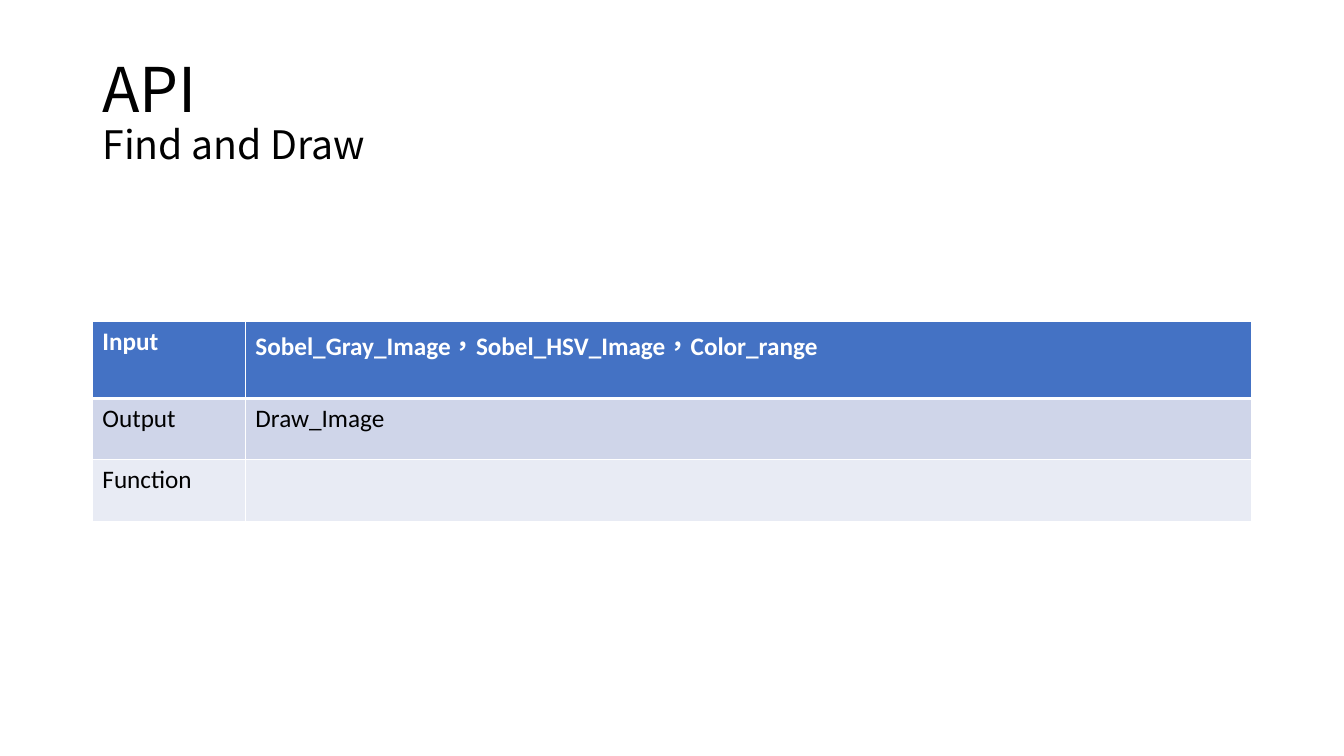
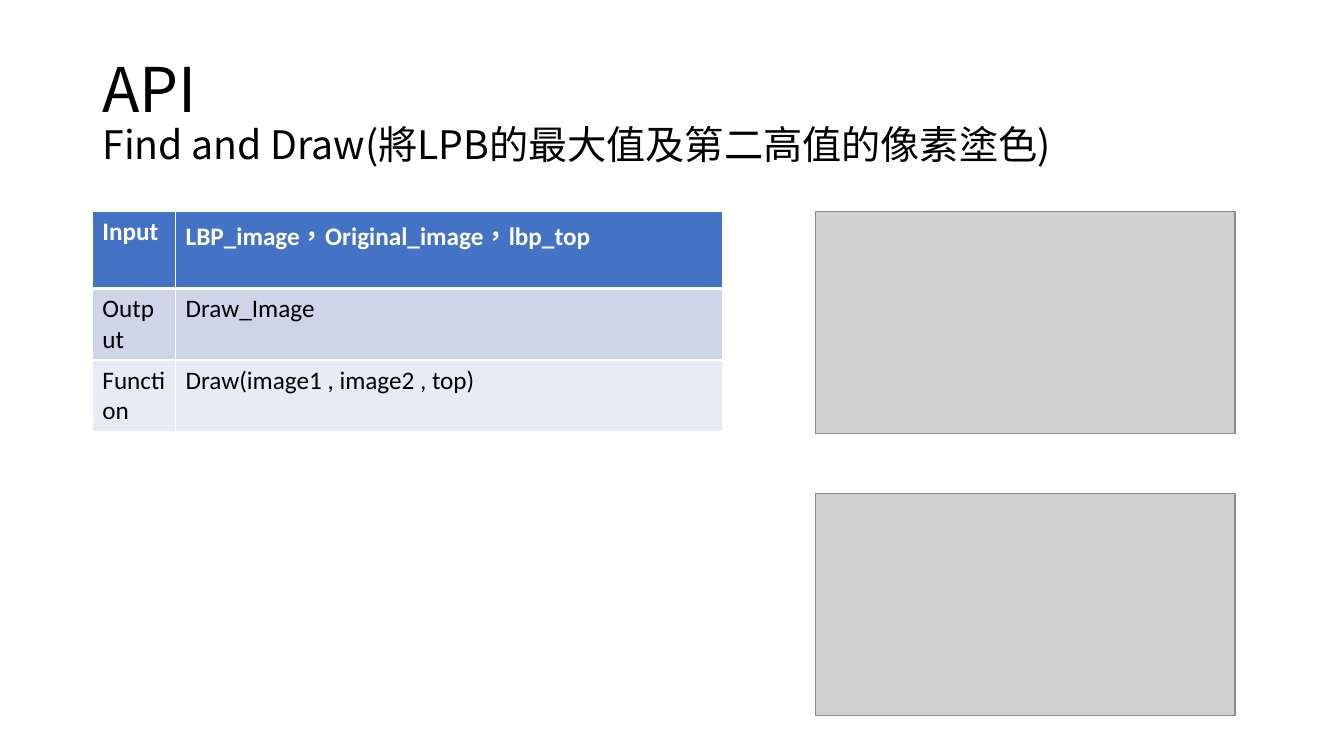
Before and after one commit to Koukya/image_processing_HW1, a slide deck: slide 7 of HW1.pptx (slide 8 before the commit). Drawn at 1344x756 pixels with LibreOffice and Linux fonts; fonts in the diff are those of the drawing; grey boxes stand for pictures. Boxes give left, top, right and bottom in pixels: in the first picture for what was removed or moved away, otherwise in the second. Text is boxed around its words. In the diff, an @@ line names an element or a change of style, - is before the commit and + after.

```diff
--- a/HW1.pptx
+++ b/HW1.pptx
@@ title at [102, 67, 1051, 167]: text changed @@
-API
-Find and Draw
+API
+Find and Draw(將LPB的最大值及第二高值的像素塗色)
@@ table at [93, 211, 724, 423] @@
-row 1, column 2: Sobel_Gray_Image，Sobel_HSV_Image，Color_range
+row 1, column 2: LBP_image，Original_image，lbp_top
-row 3, column 2: 
+row 3, column 2: Draw(image1 , image2 , top)
@@ table: place and size @@
-table at [93, 321, 1252, 514]
+table at [93, 211, 724, 423]
@@ picture added at [816, 211, 1236, 434] @@
@@ picture added at [816, 493, 1236, 716] @@
```
Also in this commit, not shown: 3 other slides changed, 1 slide removed, 9 other files.
